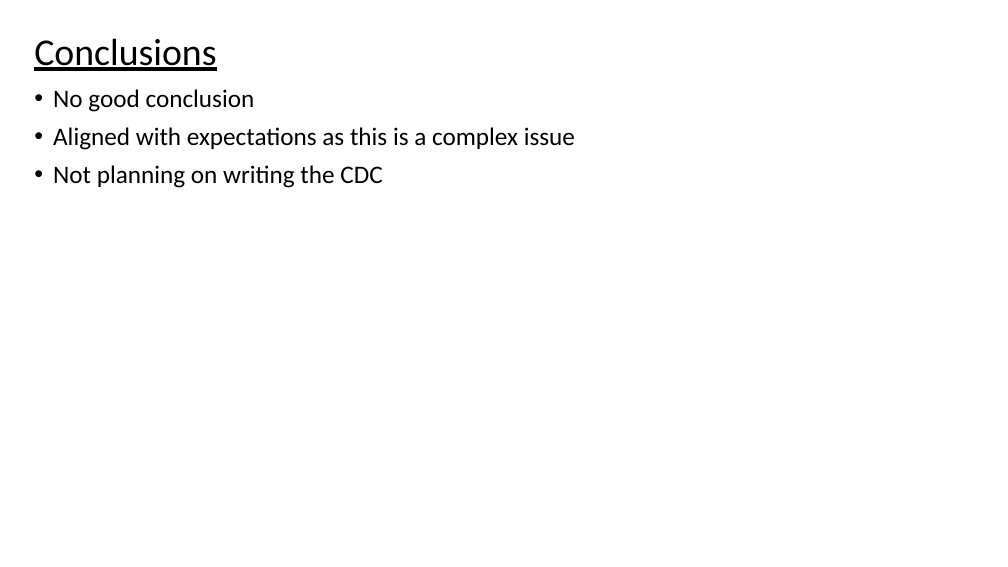
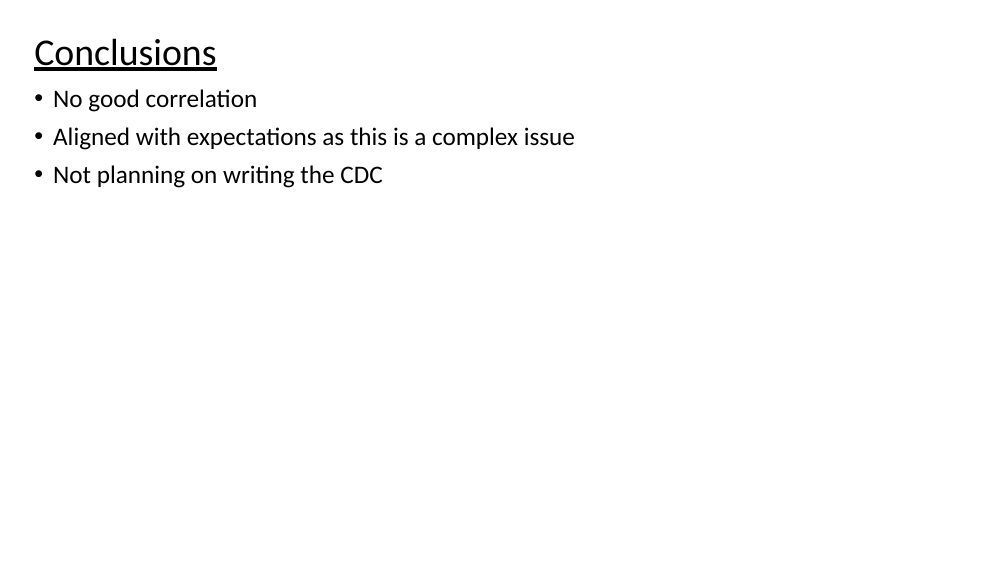
Before and after one commit to ahellman21/ASH, a slide deck: slide 18 of Presentation2.pptx. Drawn at 1008x567 pixels with LibreOffice and Linux fonts; fonts in the diff are those of the drawing. Boxes give left, top, right and bottom in pixels: in the first picture for what was removed or moved away, otherwise in the second. Text is boxed around its words. In the diff, an @@ line names an element or a change of style, - is before the commit and + after.

```diff
--- a/Presentation2.pptx
+++ b/Presentation2.pptx
@@ text at (53, 89, 258, 112): text changed @@
-• No good conclusion
+• No good correlation
```
Also in this commit, not shown: 3 other slides changed.
